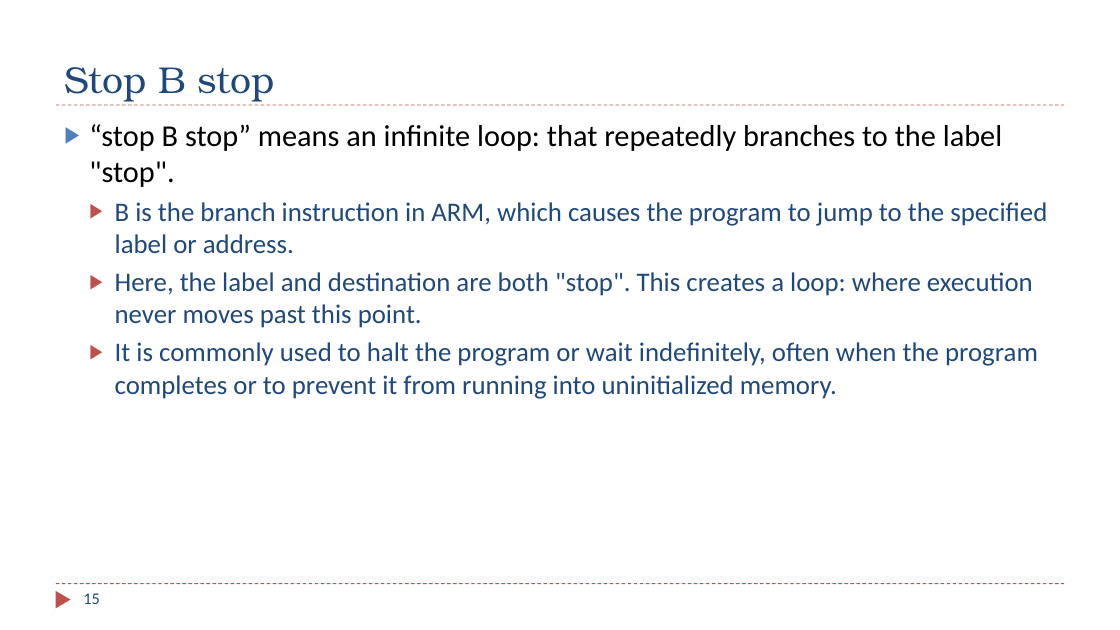
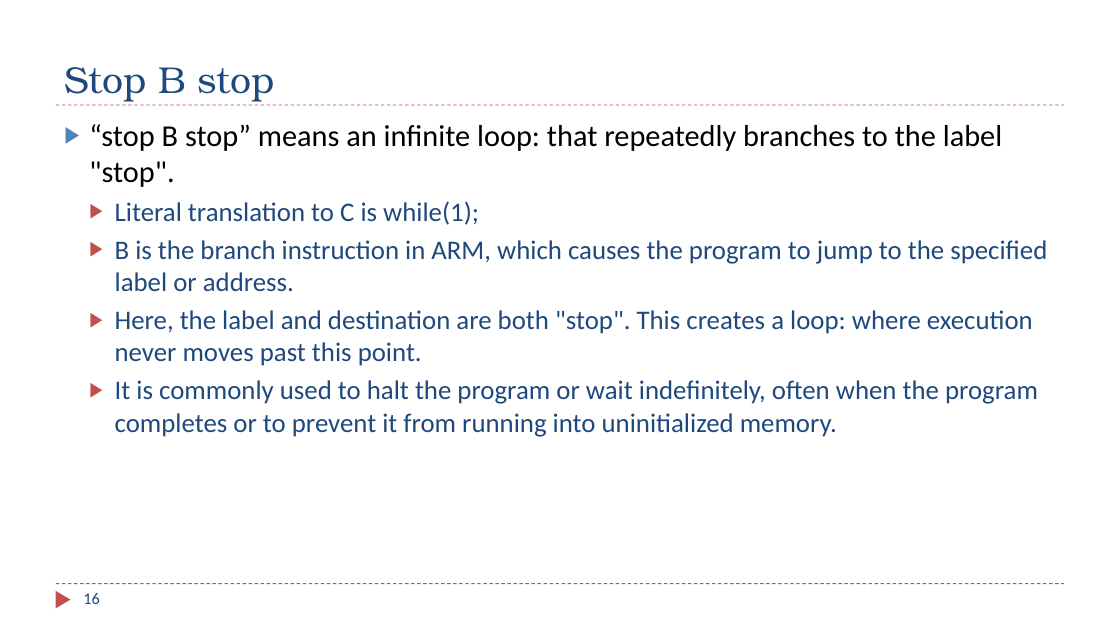
Before and after one commit to guhofstra/CSC111Fa25, a slide deck: slide 16 of PPTs/Ch7_Structured_Programming.pptx (slide 15 before the commit). Drawn at 1120x630 pixels with LibreOffice and Linux fonts; fonts in the diff are those of the drawing. Boxes give left, top, right and bottom in pixels: in the first picture for what was removed or moved away, otherwise in the second. Text is boxed around its words. In the diff, an @@ line names an element or a change of style, - is before the commit and + after.

```diff
--- a/PPTs/Ch7_Structured_Programming.pptx
+++ b/PPTs/Ch7_Structured_Programming.pptx
@@ text at <box>115,201,479,225</box>: paragraph added @@
+  ▶ Literal translation to C is while(1);
@@ page number at <box>83,593,100,604</box>: text changed @@
-15
+16
```
Also in this commit, not shown: 2 other slides changed, 1 slide added, 1 slide removed, 4 other files.
